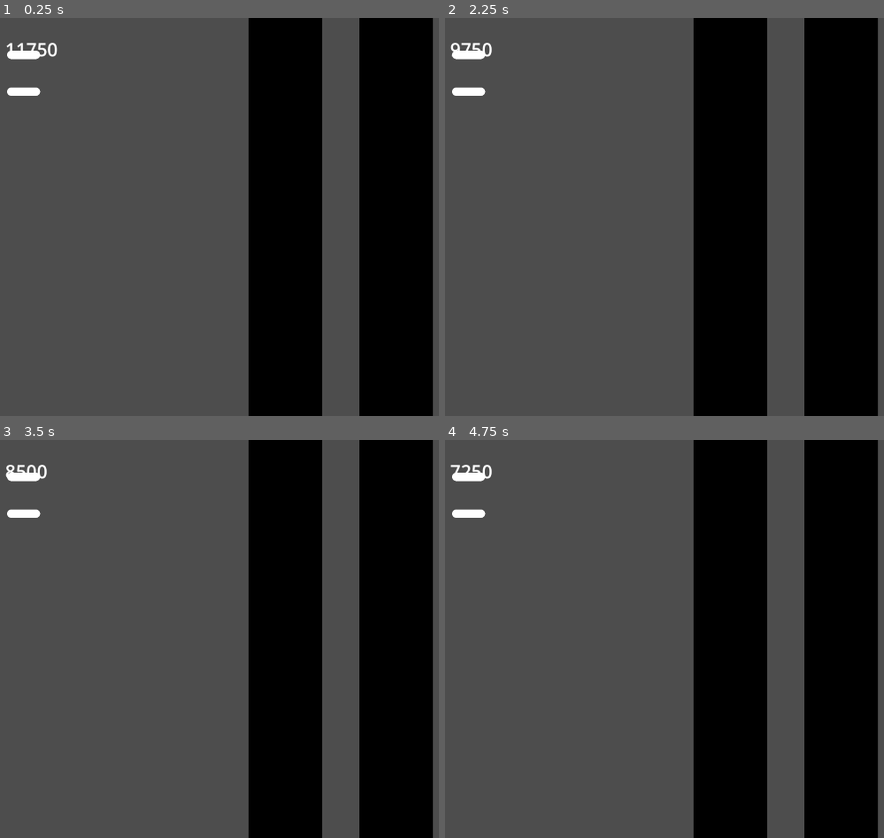
Above: before the commit, frames 1-4 (two rows, left to right).
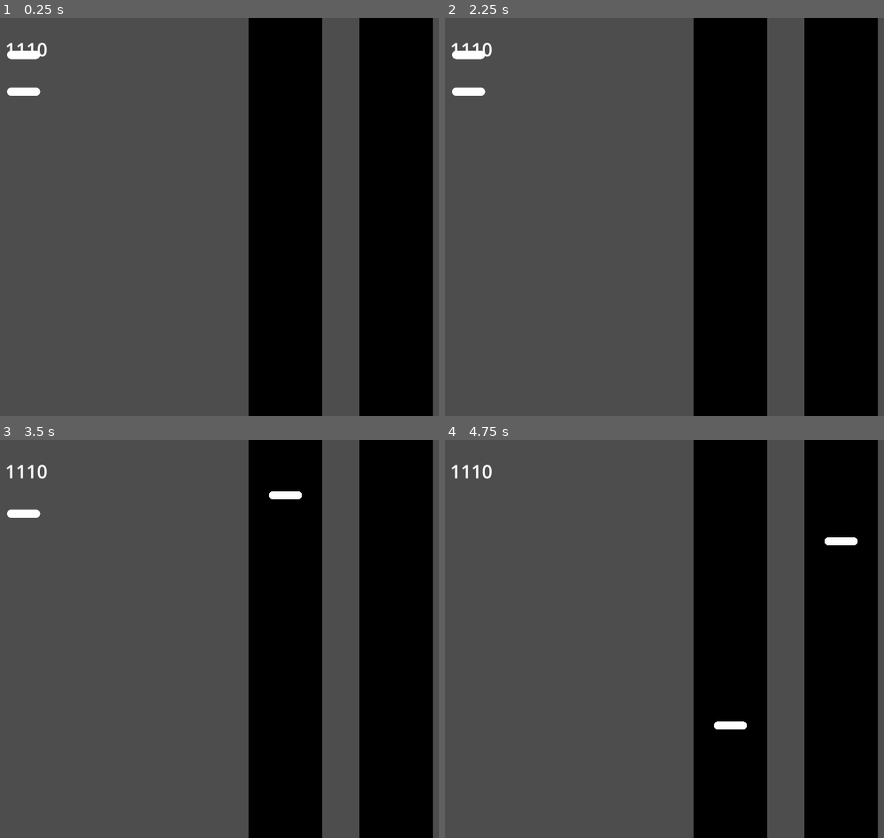
Above: after the commit, the same moments.

Repository: steamboatsonic/JamBop
Game: Godot game, scene res://Gameplay.tscn
Two runs of this game, one before a commit and one after it. Both use one fixed random seed, a clock stepped at 60 frames per second and the inputs below.
Inputs:
- Up to frame 1 (0.25 s): no input
- Up to frame 2 (2.25 s): tap Enter at 0.5, 2 s; tap Space at 1.25 s
- Up to frame 3 (3.5 s): tap Space at 2.75 s
- Up to frame 4 (4.75 s): no input

The runs differ from the first frame. In frame 1, 0.1% of the frame differs, in the area x 6-14%, y 6-10%; in frame 2, less than 0.1%; in frame 3, 0.4%; in frame 4, 0.7%, in the area x 1-95%, y 6-73%.

Commit message:
Lanes
- Gems are programmed to enter according to their Lane

Diff:
--- a/GemManager.gd
+++ b/GemManager.gd
@@ -39,14 +39,19 @@
 func makeGem():
 	gem[0] = gemParent.instantiate();
 	# get_parent().add_child(gem);
+	gem[0].position = Vector2(100,100);
+	gem[0].set_meta("TimingMSec", 5000);
+	# Track identities:
+	# 1 2 3 = left side
+	# 4 5 6 = right side
+	gem[0].set_meta("Lane", 2);
 	self.add_child(gem[0]);
-	gem[0].position = Vector2(100,100);
-	gem[0].set_meta("TimingMSec", 10000);
 
 	gem[1] = gemParent.instantiate();
+	gem[1].position = Vector2(100,200);
+	gem[1].set_meta("TimingMSec", 6000);
+	gem[1].set_meta("Lane", 5);
 	self.add_child(gem[1]);
-	gem[1].position = Vector2(100,200);
-	gem[1].set_meta("TimingMSec", 12000);
 	# writeDebug(str(gem.position));
 	# writeDebug(str(gem.get_meta("TimingMSec")));
 
--- a/gem.gd
+++ b/gem.gd
@@ -3,23 +3,29 @@
 @onready
 var gemManager = $"..";
 var MSecUntilPerfect:float = 0;
+var xPosition:float = 0;
 
 # Called when the node enters the scene tree for the first time.
 func _ready():
+	xPosition = 100.00;
 
-	pass # Replace with function body.
+	if get_meta("Lane") < 4:
+		xPosition = 750.00 + (float(get_meta("Lane")) * 30.00)
+	elif get_meta("Lane") >= 4:
+		xPosition = 960.00 + (float(get_meta("Lane")) * 30.00)
 
+	writeDebug(str(xPosition));
 
 # Called every frame. 'delta' is the elapsed time since the previous frame.
 func _process(_delta):
 	# writeDebug(str(gemManager.get_meta("todaysTime")))
 	MSecUntilPerfect = get_meta("TimingMSec") - gemManager.get_meta("todaysTime");
-	writeDebug(str(MSecUntilPerfect));
+	# writeDebug(str(MSecUntilPerfect));
 
 	if MSecUntilPerfect < 900 / gemManager.get_meta("gravity"):
 		# writeDebug(str((get_meta("TimingMSec") - 8000)));
 		position = Vector2(
-			810,
+			xPosition,
 			900 - (MSecUntilPerfect * gemManager.get_meta("gravity")));
 	else:
 		# writeDebug("Out of Rnnge");
